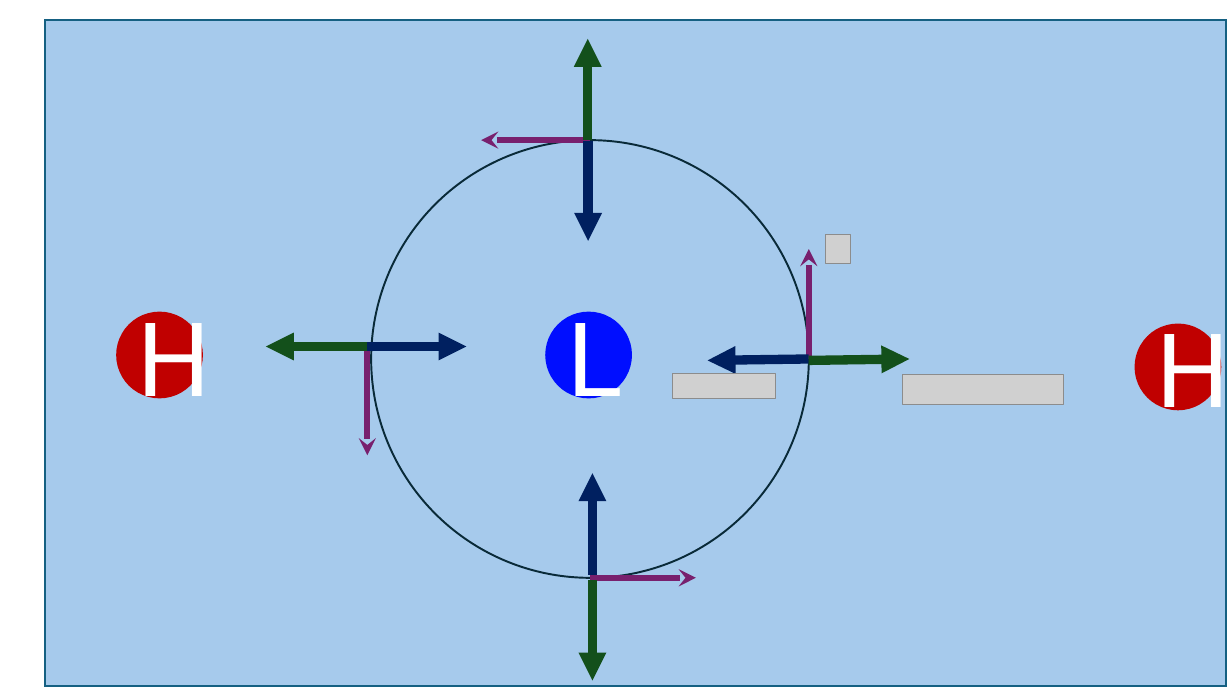
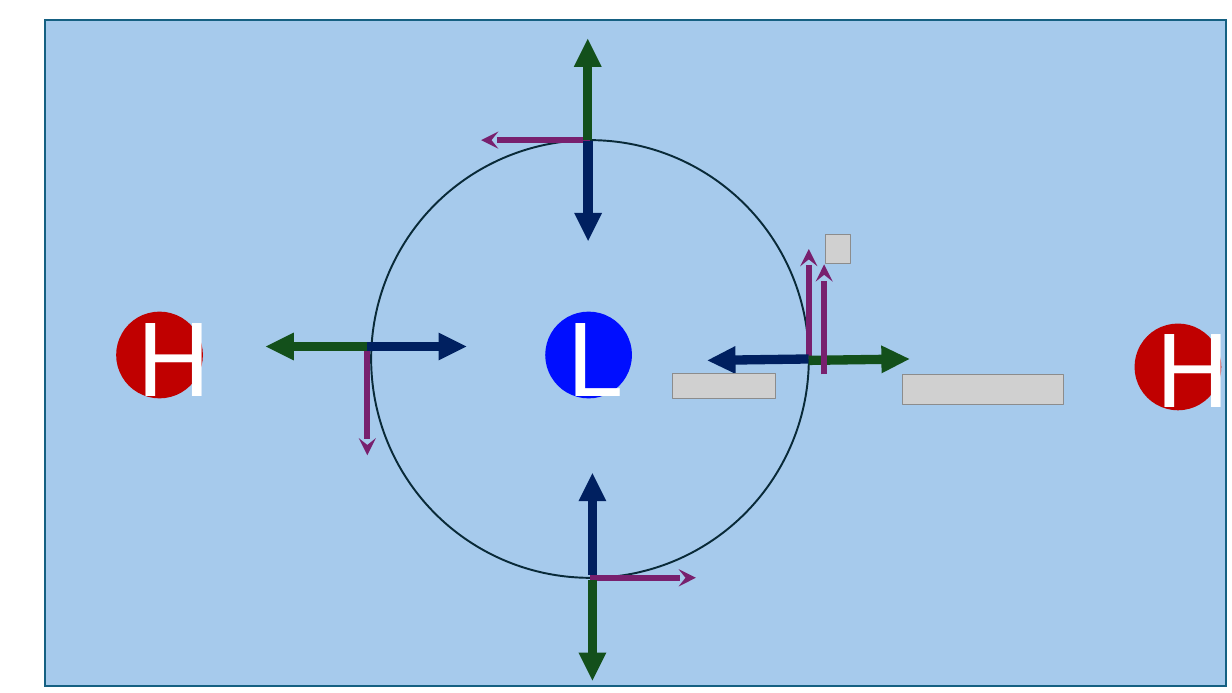
Before and after one commit to fmassonn/teaching, a slide deck: slide 1 of LPHY1365/frottement.pptx. Drawn at 1232x693 pixels with LibreOffice and Linux fonts; fonts in the diff are those of the drawing; grey boxes stand for pictures. Boxes give left, top, right and bottom in pixels: in the first picture for what was removed or moved away, otherwise in the second. Text is boxed around its words. In the diff, an @@ line names an element or a change of style, - is before the commit and + after.

```diff
--- a/LPHY1365/frottement.pptx
+++ b/LPHY1365/frottement.pptx
@@ arrow added from (824, 374) to (824, 264), #78206E 4.5 pt @@
```
Also in this commit, not shown: 2 other files.
